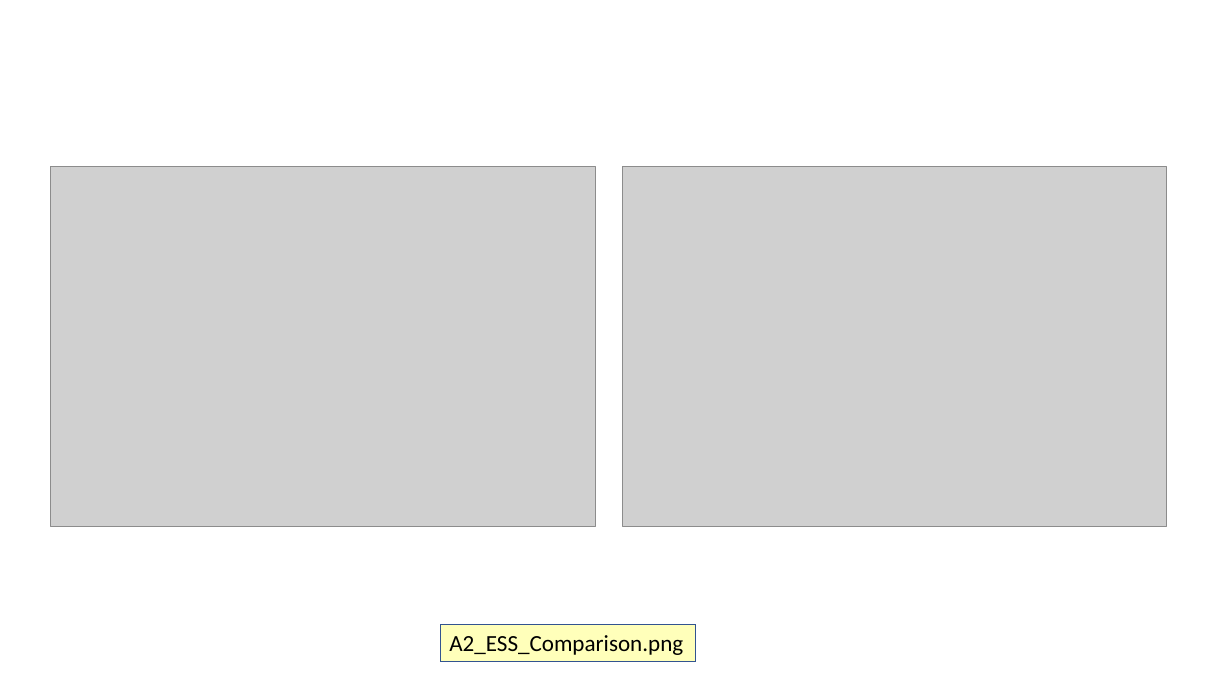
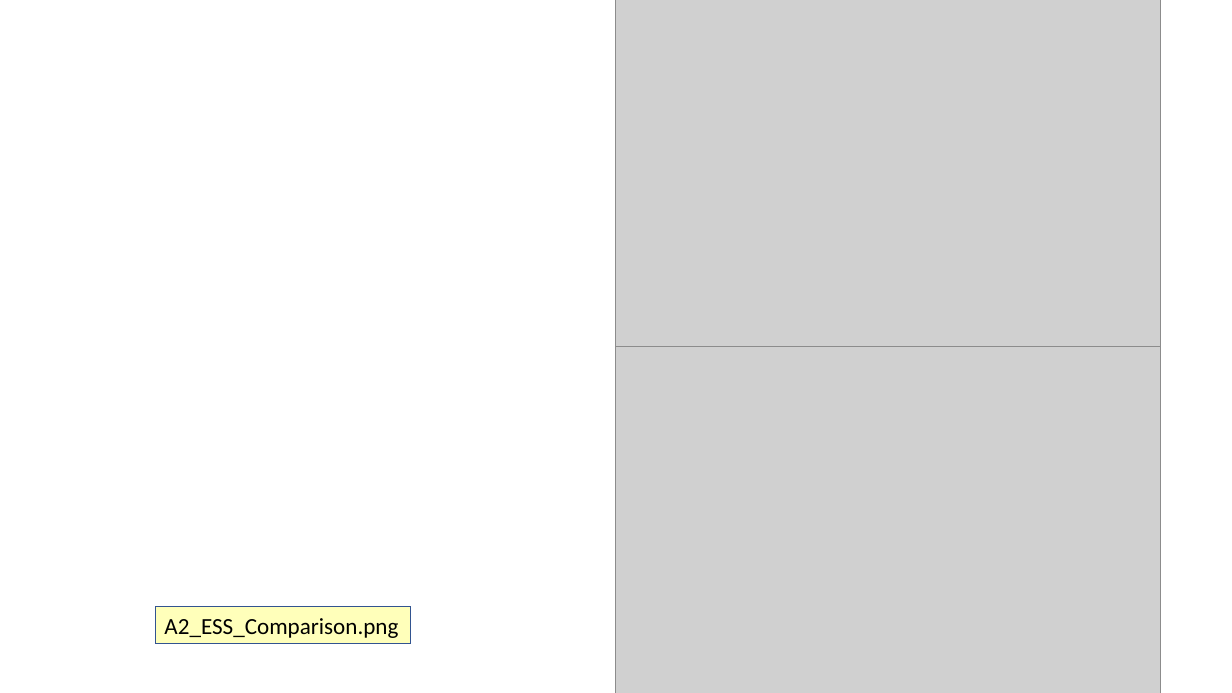
Before and after one commit to AndreBose/MLMCMC_Project, a slide deck: slide 7 of C Presentazioni/3 (10 01) Second Revision/Slides_Comet/Images_for_LaTEX.pptx. Drawn at 1232x693 pixels with LibreOffice and Linux fonts; fonts in the diff are those of the drawing; grey boxes stand for pictures. Boxes give left, top, right and bottom in pixels: in the first picture for what was removed or moved away, otherwise in the second. Text is boxed around its words. In the diff, an @@ line names an element or a change of style, - is before the commit and + after.

```diff
--- a/C Presentazioni/3 (10 01) Second Revision/Slides_Comet/Images_for_LaTEX.pptx
+++ b/C Presentazioni/3 (10 01) Second Revision/Slides_Comet/Images_for_LaTEX.pptx
@@ picture: place and size @@
-picture at bbox=[51, 167, 595, 527]
+picture at bbox=[616, 0, 1161, 347]
@@ rectangle: place and size @@
-rectangle at bbox=[51, 167, 1166, 527]
+rectangle at bbox=[616, 0, 1161, 693]
@@ picture: place and size @@
-picture at bbox=[623, 167, 1167, 527]
+picture at bbox=[616, 347, 1161, 693]
@@ rectangle "A2_ESS_Comparison.png": place and size @@
-rectangle "A2_ESS_Comparison.png" at bbox=[440, 625, 695, 662]
+rectangle "A2_ESS_Comparison.png" at bbox=[155, 606, 410, 643]
```
Also in this commit, not shown: 3 other slides changed, 5 other files.
